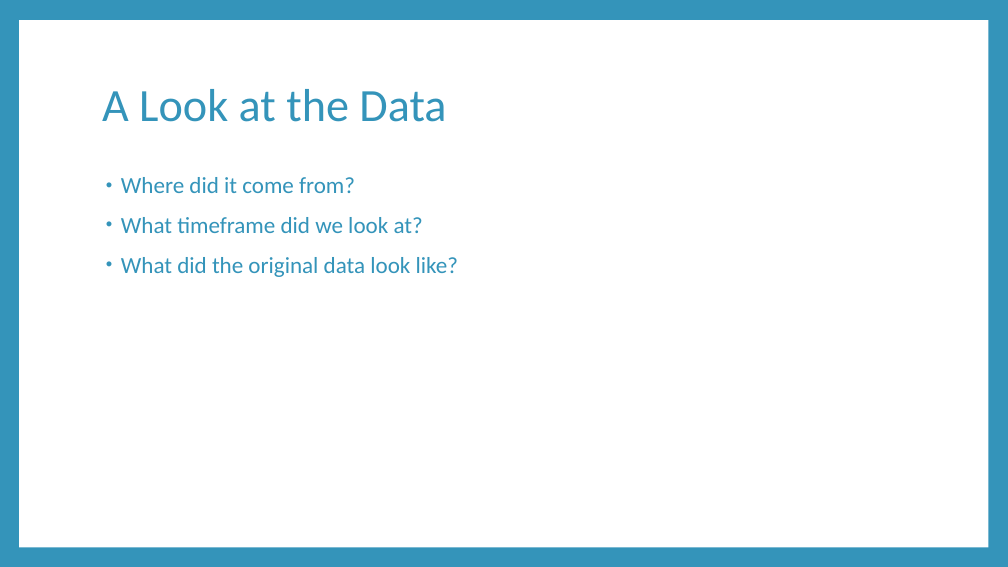
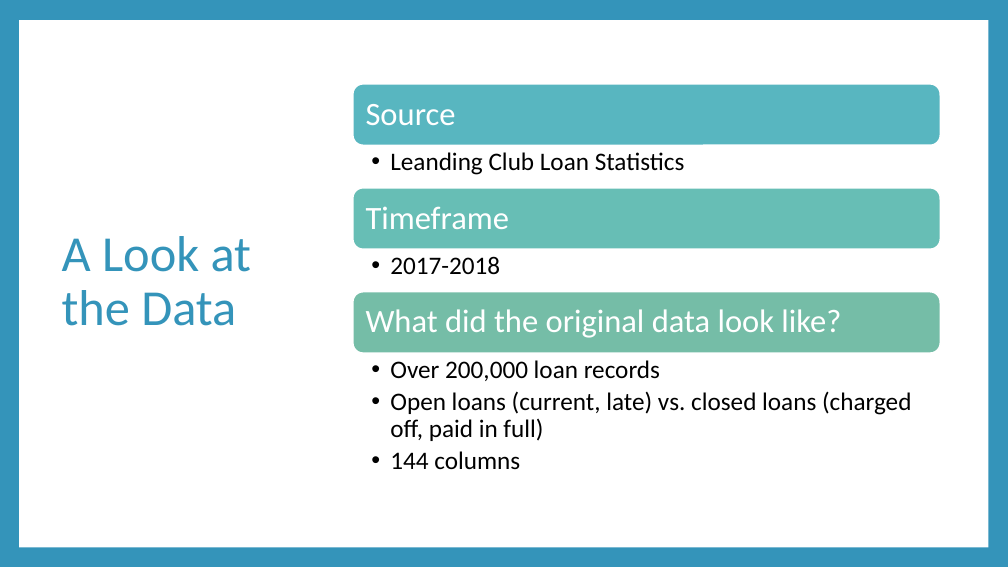
Before and after one commit to petersmyers/Project3byDefault, a slide deck: slide 2 of Project 3 Presentation.pptx (slide 3 before the commit). Drawn at 1008x567 pixels with LibreOffice and Linux fonts; fonts in the diff are those of the drawing. Boxes give left, top, right and bottom in pixels: in the first picture for what was removed or moved away, otherwise in the second. Text is boxed around its words. In the diff, an @@ line names an element or a change of style, - is before the commit and + after.

```diff
--- a/Project 3 Presentation.pptx
+++ b/Project 3 Presentation.pptx
@@ title "A Look at the Data": place and size @@
-title "A Look at the Data" at (102,89,446,122)
+title "A Look at the Data" at (62,236,251,326)
@@ title "A Look at the Data" at (62,236,251,326): size 44 to 48 pt @@
@@ text removed at (121,177,458,277) @@
-• Where did it come from?
-• What timeframe did we look at?
-• What did the original data look like?
@@ group added at (353,84,941,469): 6 texts, 3 rounded rectangles @@
+Source
+  • Leanding Club Loan Statistics
+Timeframe
+  • 2017-2018
+What did the original data look like?
+  • Over 200,000 loan records
+  • Open loans (current, late) vs. closed loans (charged off, paid in full)
+  • 144 columns
```
Also in this commit, not shown: 4 other slides changed, 4 slides added, 4 slides removed.
